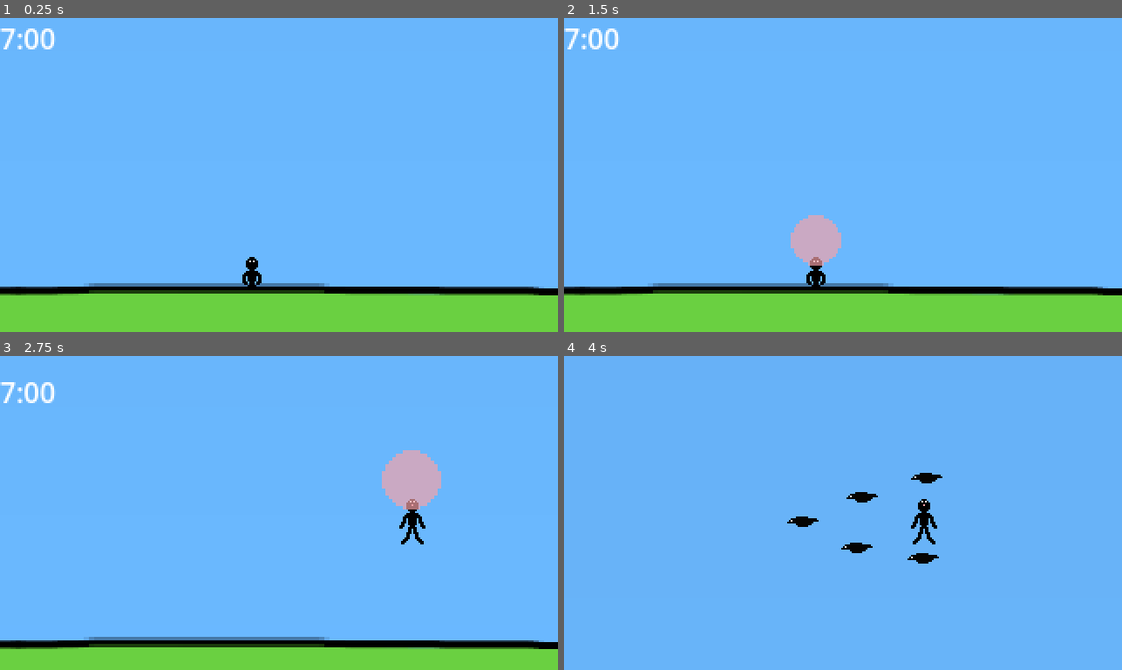
Above: before the commit, frames 1-4 (two rows, left to right).
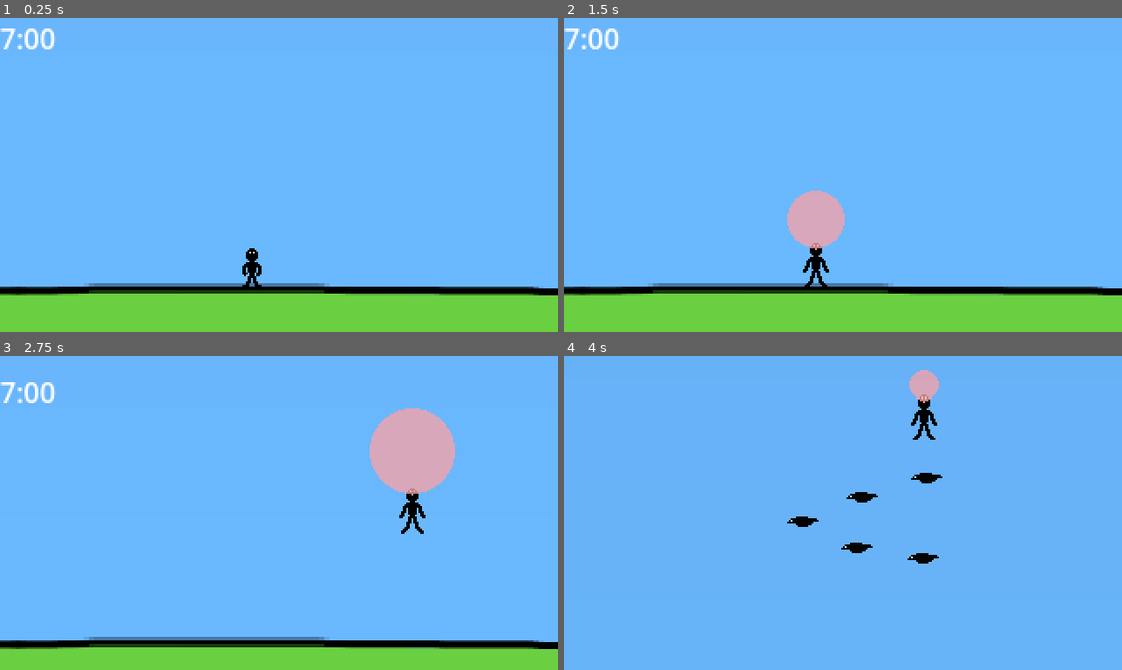
Above: after the commit, the same moments.

Repository: eagle-eye-scouter/GGJ_BubbleBlowing
Game: Godot game, scene res://scenes/scroll_world.tscn
Two runs of this game, one before a commit and one after it. Both use one fixed random seed, a clock stepped at 60 frames per second and the inputs below.
Inputs:
- Up to frame 1 (0.25 s): no input
- Up to frame 2 (1.5 s): tap Enter (ui_accept) at 0.5, 0.77 s; hold D (player_right) 0.53-1.28 s; hold Space (player_breath) 0.53-1.28 s; hold S (player_down) from 1.28 s (still down); tap Space (player_breath) at 1.35 s
- Up to frame 3 (2.75 s): tap Enter (ui_accept) at 1.52 s; release S (player_down) at 2.03 s; hold D (player_right) from 2.03 s (still down); hold Space (player_breath) from 2.03 s (still down)
- Up to frame 4 (4 s): release D (player_right) at 2.78 s; release Space (player_breath) at 2.78 s; hold Up (ui_up) 2.78-3.53 s; tap Space (player_breath) at 2.85 s; tap Enter (ui_accept) at 3.02, 3.77 s; hold A (player_left) from 3.53 s (still down); hold Space (player_breath) from 3.53 s (still down)

The runs differ from the first frame. In frame 1, 0.2% of the frame differs, in the area x 43-47%, y 73-86%; in frame 2, 1.4%; in frame 3, 2.9%, in the area x 66-82%, y 16-60%; in frame 4, 1.0%.

Commit message:
Implemented bubblegum animations

Diff:
--- a/scenes/player.tscn
+++ b/scenes/player.tscn
@@ -1,37 +1,158 @@
-[gd_scene load_steps=7 format=3 uid="uid://b687vbeoimm0h"]
+[gd_scene load_steps=33 format=3 uid="uid://b687vbeoimm0h"]
 
 [ext_resource type="Script" path="res://scripts/player.gd" id="1_ssbc3"]
 [ext_resource type="PackedScene" uid="uid://cycv7lfgdrhhy" path="res://scenes/player_bubble.tscn" id="2_2mrk3"]
-[ext_resource type="Texture2D" uid="uid://crn6c5ikmnarq" path="res://assets/sprites/player_start_position.png" id="3_2s67o"]
+[ext_resource type="Texture2D" uid="uid://c7hn0k2yvlvx" path="res://assets/sprites/bubblegum/bubble_animation1.png" id="3_e503e"]
+[ext_resource type="Texture2D" uid="uid://b6gcg50p5gtxi" path="res://assets/sprites/bubblegum/bubble_animation2.png" id="4_7ntso"]
+[ext_resource type="Texture2D" uid="uid://fovsmjdmywhh" path="res://assets/sprites/bubblegum/bubble_animation3.png" id="5_2r7ai"]
+[ext_resource type="Texture2D" uid="uid://c207pje1tc00f" path="res://assets/sprites/bubblegum/bubble_animation4.png" id="6_7y56x"]
+[ext_resource type="Texture2D" uid="uid://dc3f21qot7vrt" path="res://assets/sprites/bubblegum/bubble_animation5.png" id="7_j1rr7"]
+[ext_resource type="Texture2D" uid="uid://dnw5f6e77jhtk" path="res://assets/sprites/bubblegum/bubble_animation6.png" id="8_uq315"]
+[ext_resource type="Texture2D" uid="uid://bxvcvowxiyyh2" path="res://assets/sprites/bubblegum/bubble_animation7.png" id="9_0jkce"]
+[ext_resource type="Texture2D" uid="uid://ct5hmcxevrq2r" path="res://assets/sprites/bubblegum/bubble_animation8.png" id="10_4mo3f"]
+[ext_resource type="Texture2D" uid="uid://blunr7y7yendc" path="res://assets/sprites/bubblegum/bubble_animation9.png" id="11_hclyu"]
+[ext_resource type="Texture2D" uid="uid://q75d7gossh8k" path="res://assets/sprites/bubblegum/bubble_animation10.png" id="12_n5p7g"]
+[ext_resource type="Texture2D" uid="uid://blbanq180ut75" path="res://assets/sprites/bubblegum/bubble_animation11.png" id="13_gpjlx"]
+[ext_resource type="Texture2D" uid="uid://m2bk4xdagb34" path="res://assets/sprites/bubblegum/bubble_animation12.png" id="14_0i8c8"]
+[ext_resource type="Texture2D" uid="uid://baxbuonrmt534" path="res://assets/sprites/bubblegum/bubble_animation13.png" id="15_gic7b"]
+[ext_resource type="Texture2D" uid="uid://bv1ih7pdwtgb2" path="res://assets/sprites/bubblegum/bubble_animation14.png" id="16_5exg5"]
+[ext_resource type="Texture2D" uid="uid://b6ylexf0438dv" path="res://assets/sprites/bubblegum/bubble_animation15.png" id="17_hvxhf"]
+[ext_resource type="Texture2D" uid="uid://2lc2rrc36fa3" path="res://assets/sprites/pop/bubble_animation_pop1.png" id="18_hv512"]
+[ext_resource type="Texture2D" uid="uid://88rcm802na01" path="res://assets/sprites/pop/bubble_animation_pop2.png" id="19_la6xs"]
+[ext_resource type="Texture2D" uid="uid://c03sa26dfxdbj" path="res://assets/sprites/pop/bubble_animation_pop3.png" id="20_ow14u"]
+[ext_resource type="Texture2D" uid="uid://c5udmw4bxf6nx" path="res://assets/sprites/pop/bubble_animation_pop4.png" id="21_tr5tp"]
+[ext_resource type="Texture2D" uid="uid://t5qhmu4mxlfn" path="res://assets/sprites/pop/bubble_animation_pop5.png" id="22_klqy8"]
+[ext_resource type="Texture2D" uid="uid://b7ni85flaw0hg" path="res://assets/sprites/pop/bubble_animation_pop6.png" id="23_tp54k"]
+[ext_resource type="Texture2D" uid="uid://b5r4btrv6mye" path="res://assets/sprites/pop/bubble_animation_pop7.png" id="24_nj6h5"]
+[ext_resource type="Texture2D" uid="uid://b4puidgxpgbd0" path="res://assets/sprites/pop/bubble_animation_pop8.png" id="25_6clic"]
+[ext_resource type="Texture2D" uid="uid://diy23lcmhyafn" path="res://assets/sprites/pop/bubble_animation_pop9.png" id="26_mb7n6"]
+[ext_resource type="Texture2D" uid="uid://ca5efifyushlw" path="res://assets/sprites/pop/bubble_animation_pop10.png" id="27_sej8h"]
+[ext_resource type="Texture2D" uid="uid://c531rhh21nnyg" path="res://assets/sprites/pop/bubble_animation_pop11.png" id="28_am1se"]
+[ext_resource type="Texture2D" uid="uid://c4mktwvg8033n" path="res://assets/sprites/pop/bubble_animation_pop12.png" id="29_pme1m"]
+[ext_resource type="Texture2D" uid="uid://drebl88f8spsb" path="res://assets/sprites/pop/bubble_animation_pop13.png" id="30_t3go7"]
 
 [sub_resource type="CapsuleShape2D" id="CapsuleShape2D_wox2i"]
 radius = 3.0
 height = 16.0
 
-[sub_resource type="Animation" id="Animation_1sdmm"]
-resource_name = "player_chew"
-
-[sub_resource type="AnimationLibrary" id="AnimationLibrary_b02we"]
-_data = {
-"player_chew": SubResource("Animation_1sdmm")
-}
+[sub_resource type="SpriteFrames" id="SpriteFrames_qmwmx"]
+animations = [{
+"frames": [{
+"duration": 1.0,
+"texture": ExtResource("3_e503e")
+}, {
+"duration": 1.0,
+"texture": ExtResource("4_7ntso")
+}, {
+"duration": 1.0,
+"texture": ExtResource("5_2r7ai")
+}, {
+"duration": 1.0,
+"texture": ExtResource("6_7y56x")
+}, {
+"duration": 1.0,
+"texture": ExtResource("7_j1rr7")
+}, {
+"duration": 1.0,
+"texture": ExtResource("8_uq315")
+}, {
+"duration": 1.0,
+"texture": ExtResource("9_0jkce")
+}],
+"loop": false,
+"name": &"chew",
+"speed": 5.0
+}, {
+"frames": [{
+"duration": 1.0,
+"texture": ExtResource("10_4mo3f")
+}, {
+"duration": 1.0,
+"texture": ExtResource("11_hclyu")
+}, {
+"duration": 1.0,
+"texture": ExtResource("12_n5p7g")
+}, {
+"duration": 1.0,
+"texture": ExtResource("13_gpjlx")
+}, {
+"duration": 1.0,
+"texture": ExtResource("14_0i8c8")
+}, {
+"duration": 1.0,
+"texture": ExtResource("15_gic7b")
+}, {
+"duration": 1.0,
+"texture": ExtResource("16_5exg5")
+}, {
+"duration": 1.0,
+"texture": ExtResource("17_hvxhf")
+}],
+"loop": false,
+"name": &"float",
+"speed": 0.0
+}, {
+"frames": [{
+"duration": 1.0,
+"texture": ExtResource("18_hv512")
+}, {
+"duration": 1.0,
+"texture": ExtResource("19_la6xs")
+}, {
+"duration": 1.0,
+"texture": ExtResource("20_ow14u")
+}, {
+"duration": 1.0,
+"texture": ExtResource("21_tr5tp")
+}, {
+"duration": 1.0,
+"texture": ExtResource("22_klqy8")
+}, {
+"duration": 1.0,
+"texture": ExtResource("23_tp54k")
+}, {
+"duration": 1.0,
+"texture": ExtResource("24_nj6h5")
+}, {
+"duration": 1.0,
+"texture": ExtResource("25_6clic")
+}, {
+"duration": 1.0,
+"texture": ExtResource("26_mb7n6")
+}, {
+"duration": 1.0,
+"texture": ExtResource("27_sej8h")
+}, {
+"duration": 1.0,
+"texture": ExtResource("28_am1se")
+}, {
+"duration": 1.0,
+"texture": ExtResource("29_pme1m")
+}, {
+"duration": 1.0,
+"texture": ExtResource("30_t3go7")
+}],
+"loop": false,
+"name": &"pop",
+"speed": 5.0
+}]
 
 [node name="Character" type="RigidBody2D"]
 lock_rotation = true
 script = ExtResource("1_ssbc3")
 
-[node name="Sprite" type="Sprite2D" parent="."]
-position = Vector2(0, 5)
-texture = ExtResource("3_2s67o")
-
 [node name="Bubble" parent="." instance=ExtResource("2_2mrk3")]
+visible = false
 position = Vector2(0, -1)
 
 [node name="Collider" type="CollisionShape2D" parent="."]
 position = Vector2(0, 5)
 shape = SubResource("CapsuleShape2D_wox2i")
 
-[node name="AnimationPlayer" type="AnimationPlayer" parent="."]
-libraries = {
-"": SubResource("AnimationLibrary_b02we")
-}
+[node name="AnimatedSprite2D" type="AnimatedSprite2D" parent="."]
+position = Vector2(0, -64)
+sprite_frames = SubResource("SpriteFrames_qmwmx")
+animation = &"chew"
+autoplay = "chew"
+
+[connection signal="animation_finished" from="AnimatedSprite2D" to="." method="_on_animated_sprite_2d_animation_finished"]
--- a/scripts/player.gd
+++ b/scripts/player.gd
@@ -18,8 +18,9 @@
 
 var state := State.START
 @onready var bubble : GumBubble = $Bubble
-@onready var sprite : Sprite2D = $Sprite
+@onready var sprite : AnimatedSprite2D = $AnimatedSprite2D
 
+var bubble_stage_size = float(bubble.POP_VOLUME_THRESHOLD)/8
 
 enum State {
 	START,
@@ -33,6 +34,9 @@
 	bubble.popped.connect(_on_bubble_popped)
 	_set_state(State.START)
 
+func _process(delta: float) -> void:
+	if (sprite.get_animation() == "float"):
+		sprite.set_frame(bubble.volume/bubble_stage_size)
 
 # Called every frame. 'delta' is the elapsed time since the previous frame.
 func _physics_process(delta: float) -> void:
@@ -68,7 +72,6 @@
 
 
 func _handle_death_animation(delta: float) -> void:
-
 	gravity_scale = 1
 
 
@@ -82,11 +85,21 @@
 
 
 func _set_state(new_state:State):
+	var new_animation = null
 	match new_state:
 		State.START:
-			sprite.texture = SPRITE_GROUNDED
+			new_animation = "chew"
 		State.ALIVE:
-			sprite.texture = SPRITE_FLOATING
+			new_animation = "float"
 		State.DEAD:
-			pass
+			new_animation = "pop"
+	if (new_animation != null && sprite.get_animation() != new_animation):
+		sprite.set_animation(new_animation)
+		print("Current animation: " + sprite.get_animation())
 	state = new_state
+
+
+func _on_animated_sprite_2d_animation_finished() -> void:
+	if (sprite.get_animation() == "chew"):
+		sprite.set_animation("float")
+		print("Current animation: " + sprite.animation)
--- a/scripts/player_bubble.gd
+++ b/scripts/player_bubble.gd
@@ -34,7 +34,9 @@
 	volume = min(MAX_VOLUME, volume)
 
 	_update_state()
+	#print(volume)
 
+	#var radius = min(MAX_RADIUS, pow(3 * volume / (4 * PI), 1.0/3.0)) * SCALING_FACTOR
 	scale = Vector2.ONE * radius()
 
 
@@ -44,6 +46,7 @@
 
 func pop():
 	_set_state(State.POPPED)
+	print("I got popped!")
 
 
 func activate():
@@ -88,4 +91,6 @@
 
 func _on_area_entered(area:Area2D):
 	if area.is_in_group("GumBubble"):
+		print("Trying to pop")
 		area.pop()
+	print("Area ", area, " entered obstacle ", self)
Not shown: 1 places in scenes/scroll_world.tscn that only renumber resources
